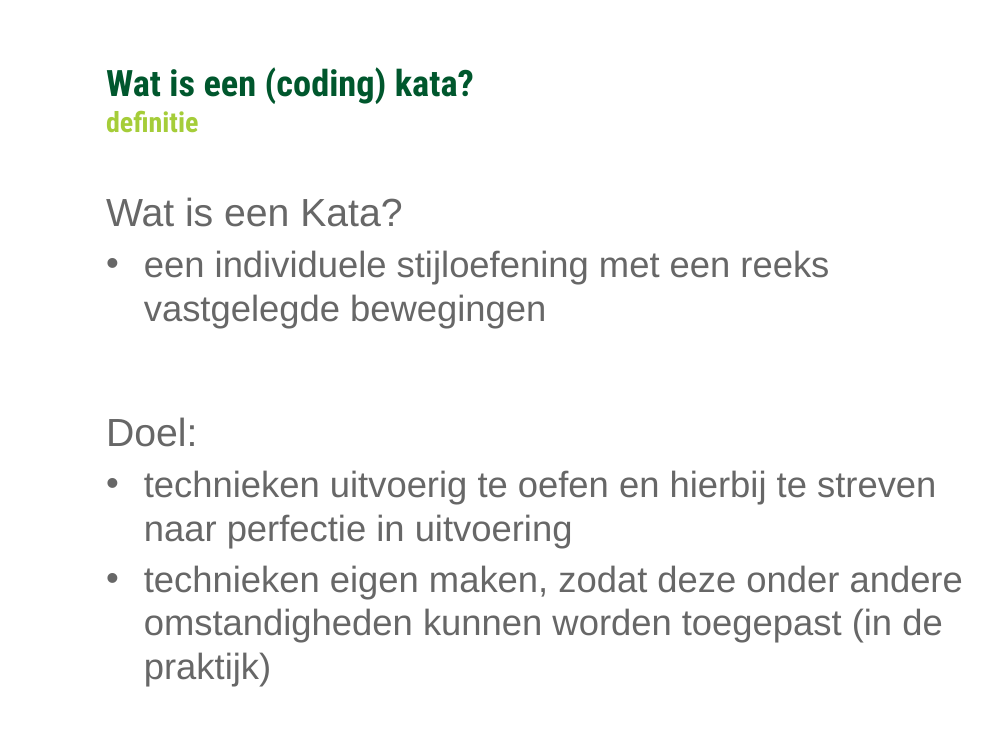
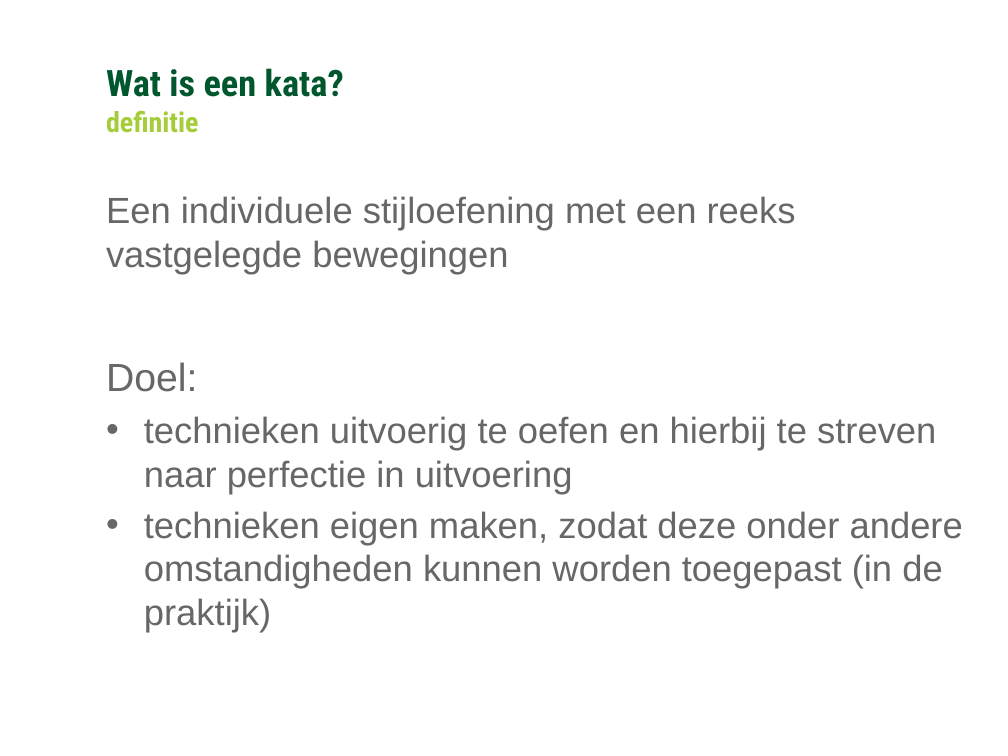
Before and after one commit to Ozindar/GCUnitTestDojo, a slide deck: slide 6 of Algemeen over Dojos/Coding Dojo.pptx. Drawn at 1008x756 pixels with LibreOffice and Linux fonts; fonts in the diff are those of the drawing; background and template pictures are left out. Boxes give left, top, right and bottom in pixels: in the first picture for what was removed or moved away, otherwise in the second. Text is boxed around its words. In the diff, an @@ line names an element or a change of style, - is before the commit and + after.

```diff
--- a/Algemeen over Dojos/Coding Dojo.pptx
+++ b/Algemeen over Dojos/Coding Dojo.pptx
@@ text at (x1=106, y1=68, x2=344, y2=97): text changed @@
-Wat is een (coding) kata?
+Wat is een kata?
@@ text at (x1=106, y1=196, x2=796, y2=274): text changed @@
-Wat is een Kata?
-• een individuele stijloefening met een reeks vastgelegde bewegingen
+Een individuele stijloefening met een reeks vastgelegde bewegingen
```
Also in this commit, not shown: 6 other slides changed, 2 other files.
